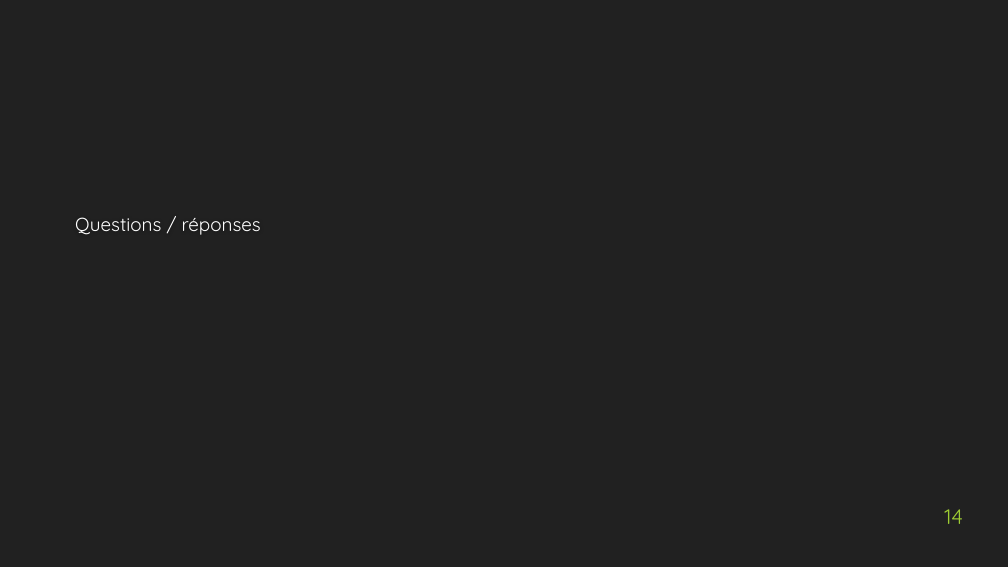
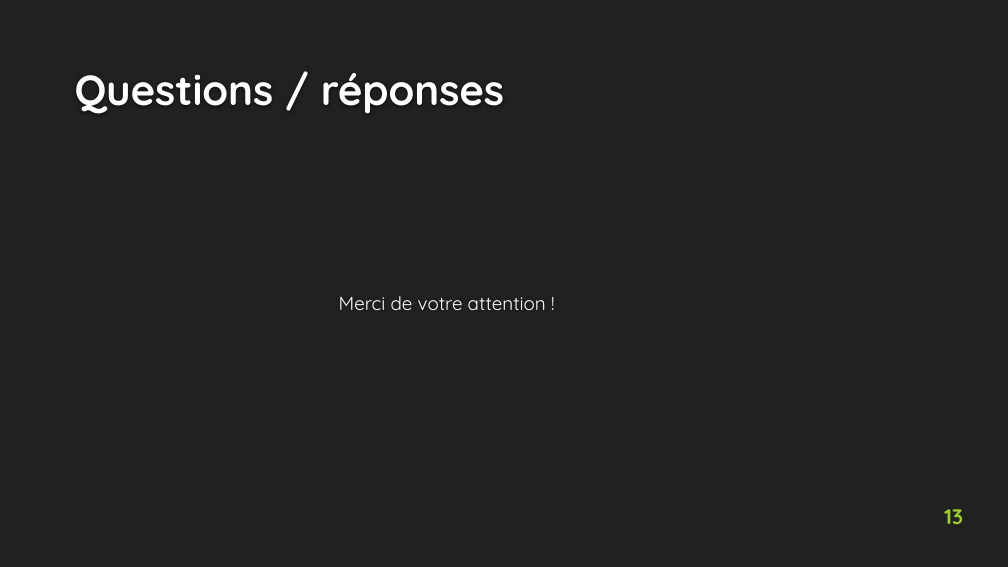
Before and after one commit to EtienneLardeur/P8_FruitsRecognition, a slide deck: slide 13 of P8_Big_Data.pptx (slide 14 before the commit). Drawn at 1008x567 pixels with LibreOffice and Linux fonts; fonts in the diff are those of the drawing; background and template pictures are left out. Boxes give left, top, right and bottom in pixels: in the first picture for what was removed or moved away, otherwise in the second. Text is boxed around its words. In the diff, an @@ line names an element or a change of style, - is before the commit and + after.

```diff
--- a/P8_Big_Data.pptx
+++ b/P8_Big_Data.pptx
@@ title "Questions / réponses" moved from (x1=75, y1=217, x2=261, y2=235) to (x1=75, y1=73, x2=504, y2=114) @@
@@ title "Questions / réponses" at (x1=75, y1=73, x2=504, y2=114): size 18 to 40 pt, text colour #FFFFFF to #FEFEFE, bold on; less space between paragraphs; vertical alignment middle to bottom @@
@@ text added at (x1=339, y1=296, x2=546, y2=310), 18 pt, text #FFFFFF @@
+Merci de votre attention !
@@ page number at (x1=944, y1=509, x2=963, y2=524): text changed; bold on @@
-14
+13
```
Also in this commit, not shown: 13 other slides changed, 2 slides added, 9 slides removed, 2 other files.
